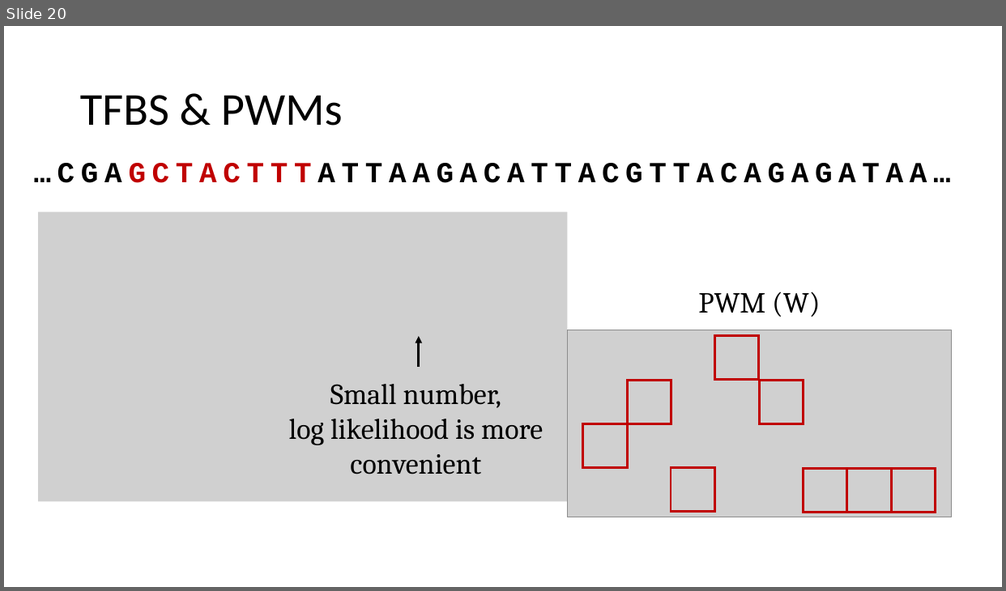
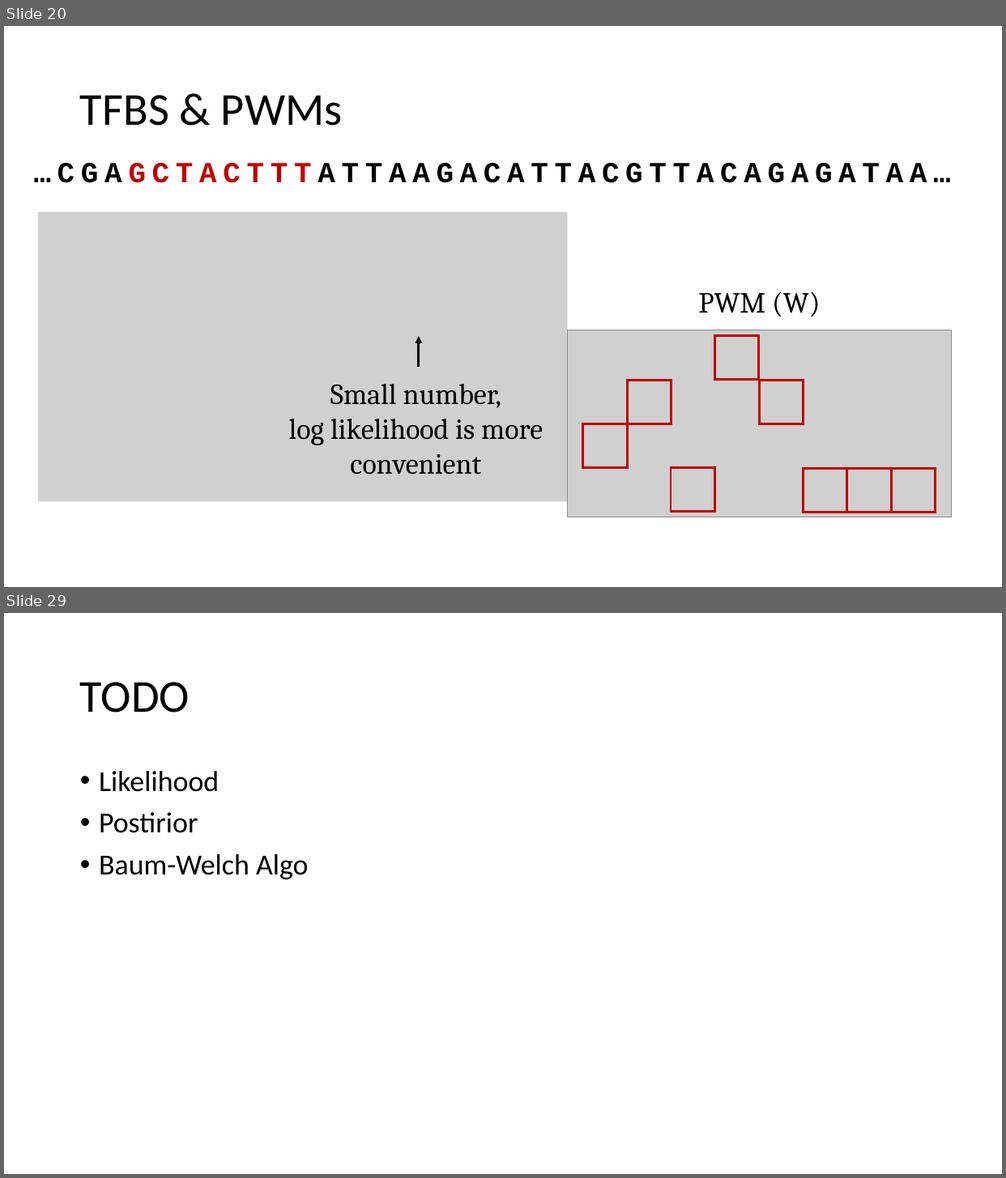
Before and after one commit to David-Taub/HOP-HMM, a slide deck: Help/ThesesPresentation.pptx. Shown one above the other, each under a label of ours: slide 20 before the commit, slides 20 and 29 after it; the slides between them are not shown. The pictures are 1006x591 and 1006x1178 pixels, drawn with LibreOffice and Linux fonts; fonts in the diff are those of the drawing; grey boxes stand for pictures. Boxes give left, top, right and bottom in pixels: in the first picture for what was removed or moved away, otherwise in the second. Text is boxed around its words. In the diff, an @@ line names an element or a change of style, - is before the commit and + after.

```diff
--- a/Help/ThesesPresentation.pptx
+++ b/Help/ThesesPresentation.pptx
@@ slide 29 added at <box>4,613,1002,1174</box>, background #FFFFFF @@
@@ title added at <box>80,682,189,713</box>, 44 pt, text #000000 @@
+TODO
@@ text added at <box>99,771,309,879</box>, 28 pt, text #000000 @@
+• Likelihood
+• Postirior
+• Baum-Welch Algo
```
Also in this commit, not shown: 7 slides changed, 8 other slides added, 3 slides removed, 7 other files.
